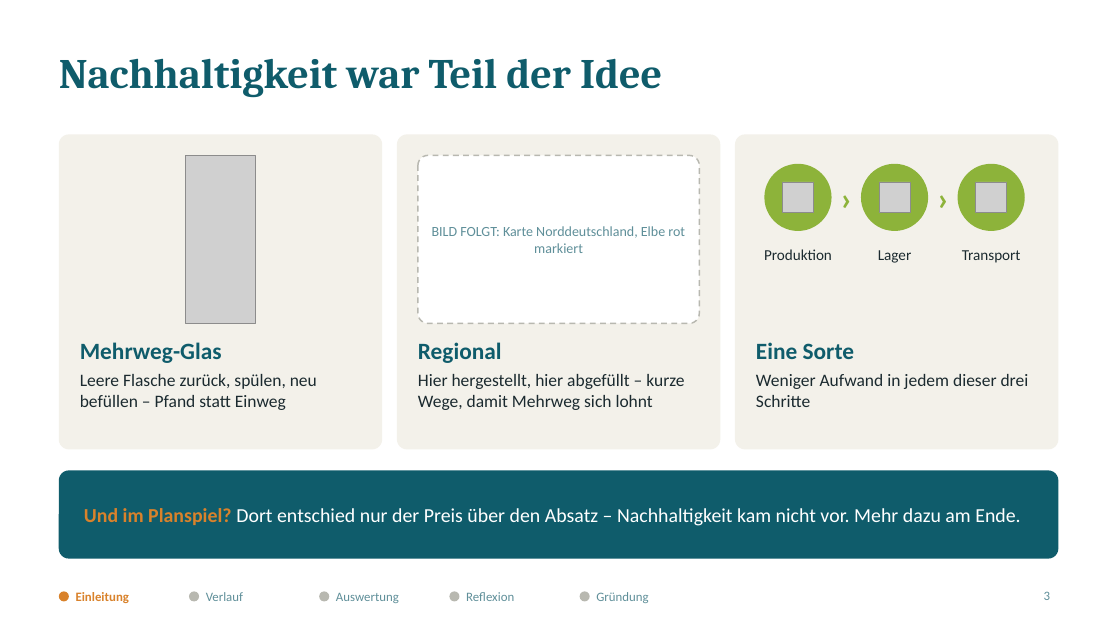
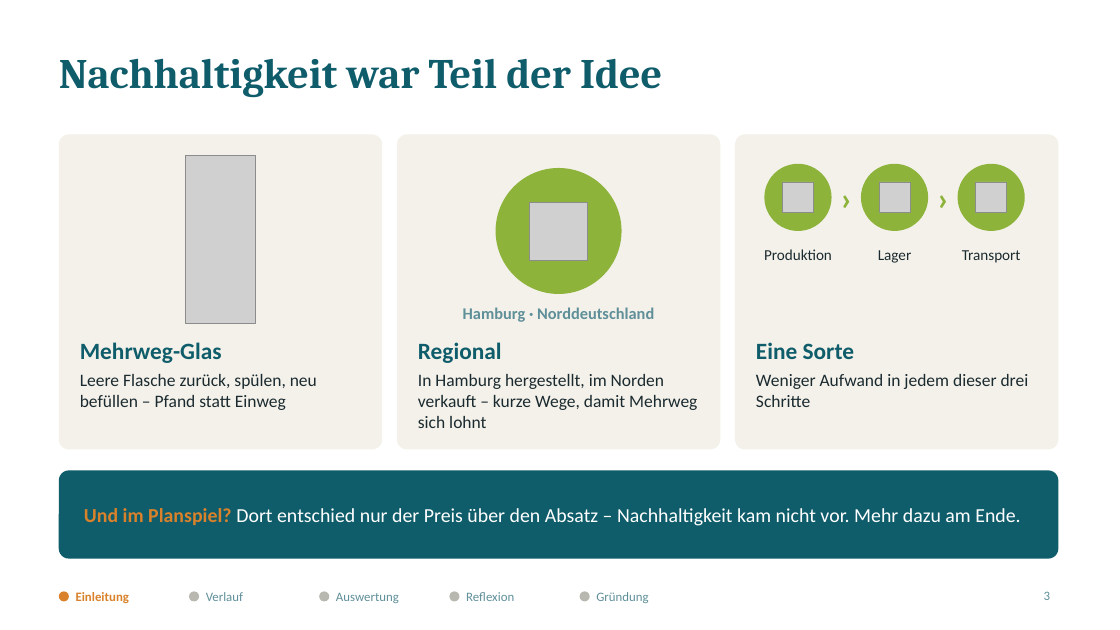
Before and after one commit to jofy0002/claude-workspace, a slide deck: slide 3 of endpraesentation/Elbharz_Endpraesentation.pptx. Drawn at 1120x630 pixels with LibreOffice and Linux fonts; fonts in the diff are those of the drawing; grey boxes stand for pictures. Boxes give left, top, right and bottom in pixels: in the first picture for what was removed or moved away, otherwise in the second. Text is boxed around its words. In the diff, an @@ line names an element or a change of style, - is before the commit and + after.

```diff
--- a/endpraesentation/Elbharz_Endpraesentation.pptx
+++ b/endpraesentation/Elbharz_Endpraesentation.pptx
@@ rounded rectangle removed at <box>418,155,699,323</box> @@
@@ ellipse added at <box>496,168,622,294</box>, fill #8DB33A @@
@@ picture added at <box>529,202,587,260</box> @@
@@ text removed at <box>432,226,685,253</box> @@
-BILD FOLGT: Karte Norddeutschland, Elbe rot markiert
@@ text added at <box>463,307,654,322</box>, 14 pt, text #5F8F99, bold @@
+Hamburg · Norddeutschland
@@ text at <box>418,374,697,428</box>: text changed @@
-Hier hergestellt, hier abgefüllt – kurze Wege, damit Mehrweg sich lohnt
+In Hamburg hergestellt, im Norden verkauft – kurze Wege, damit Mehrweg sich lohnt
```
Also in this commit, not shown: 6 other slides changed, 3 slides added, 2 slides removed, 7 other files.
